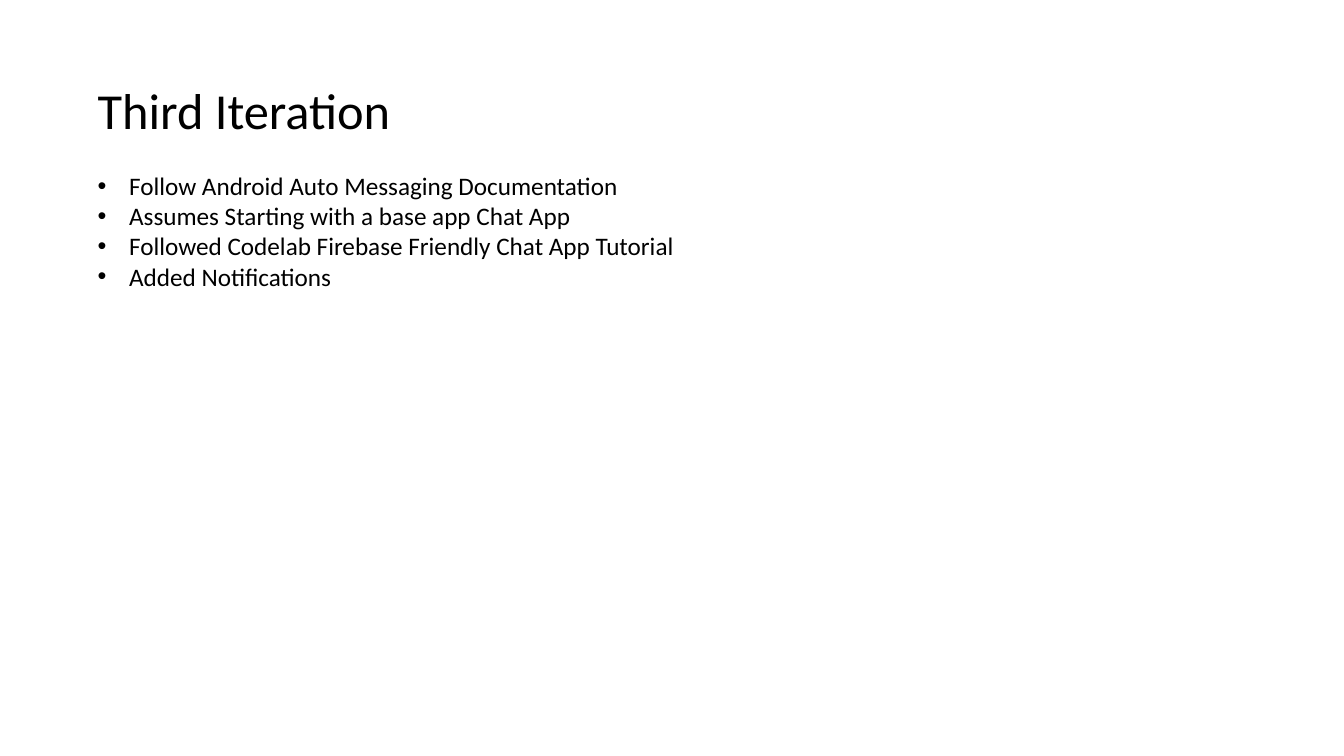
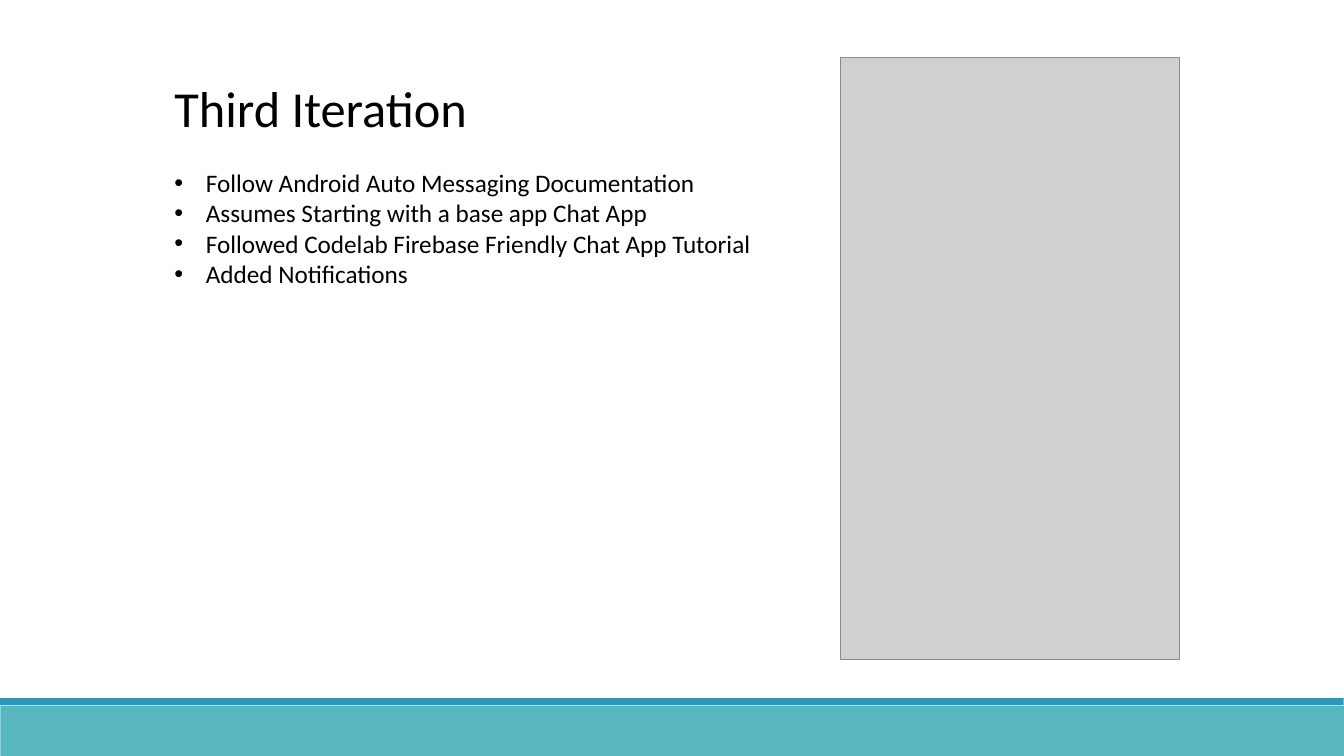
Before and after one commit to AA323/android-auto-testing, a slide deck: slide 5 of Presentation/Android Auto Message App.pptx. Drawn at 1344x756 pixels with LibreOffice and Linux fonts; fonts in the diff are those of the drawing; grey boxes stand for pictures. Boxes give left, top, right and bottom in pixels: in the first picture for what was removed or moved away, otherwise in the second. Text is boxed around its words. In the diff, an @@ line names an element or a change of style, - is before the commit and + after.

Commit message:
add photos and screenshots to presentation

```diff
--- a/Presentation/Android Auto Message App.pptx
+++ b/Presentation/Android Auto Message App.pptx
@@ picture added at (841, 57, 1180, 659) @@
@@ text "Third Iteration": place and size @@
-text "Third Iteration" at (98, 94, 674, 287)
+text "Third Iteration" at (174, 92, 750, 284)
@@ rectangle added at (0, 706, 1344, 756), fill #58B6C0 @@
@@ rectangle added at (0, 699, 1344, 706), fill #3494BA @@
```
Also in this commit, not shown: 5 other slides changed, 3 other files.
